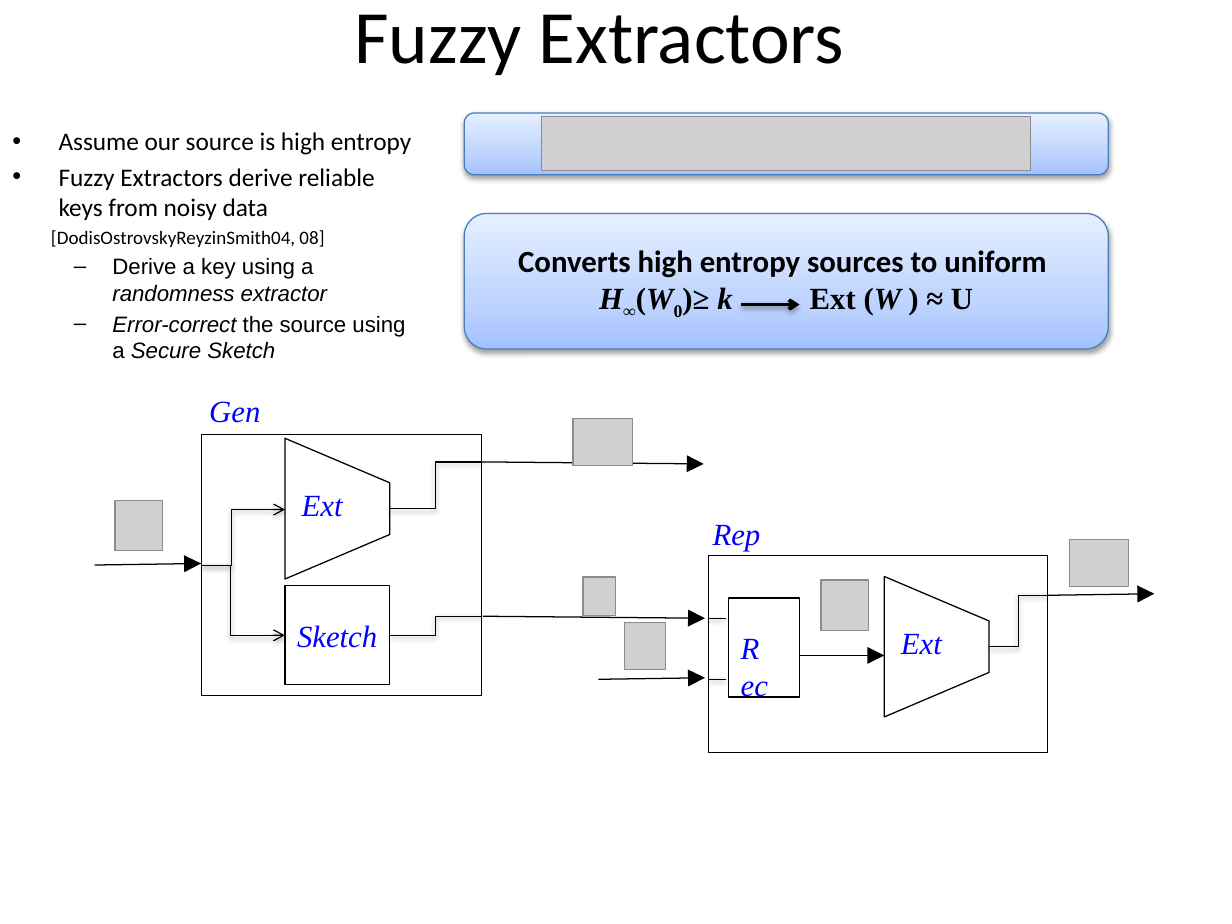
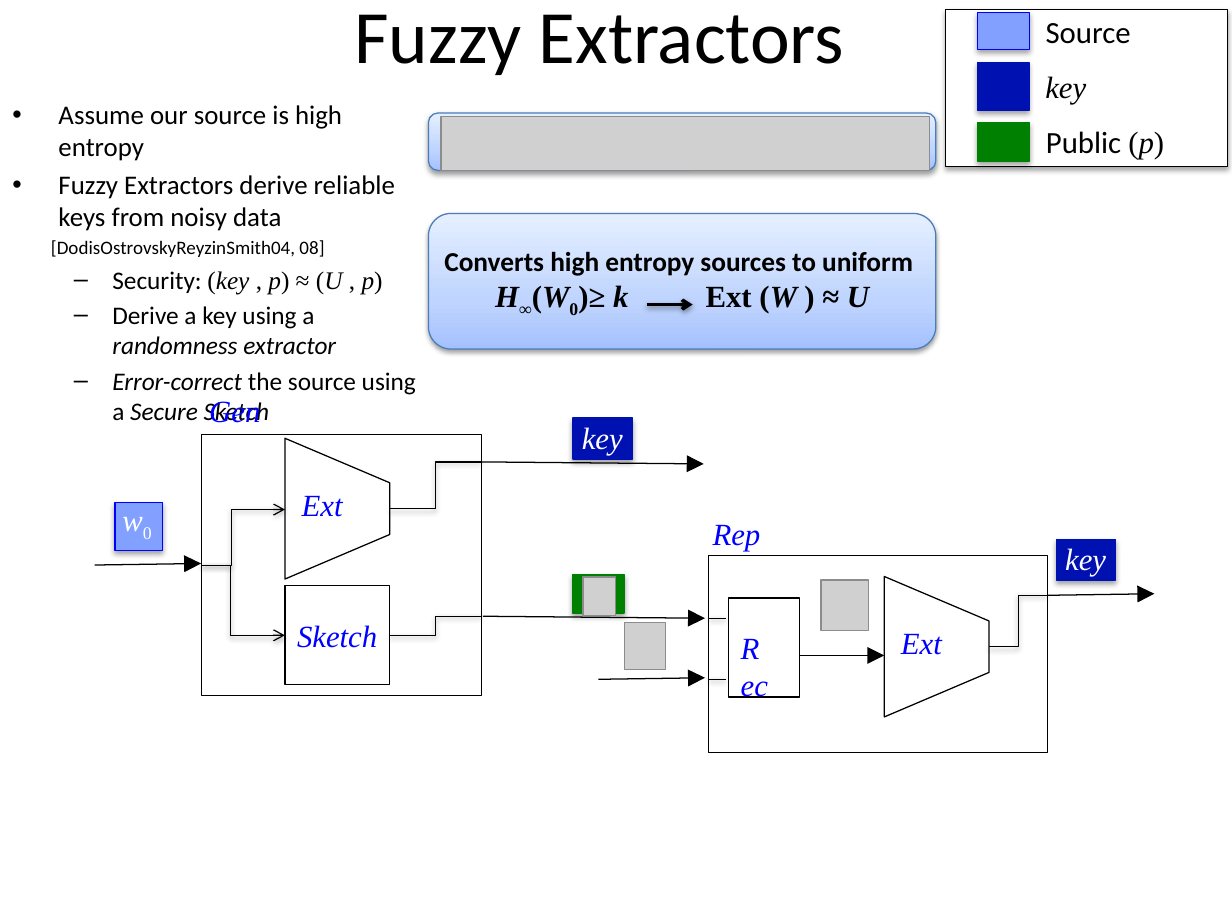
Before and after one commit to xianruimeng/comp-fuzzy-ext, a slide deck: slide 6 of ComputationalFuzzyExtractors.pptx. Drawn at 1232x924 pixels with LibreOffice and Linux fonts; fonts in the diff are those of the drawing; grey boxes stand for pictures. Boxes give left, top, right and bottom in pixels: in the first picture for what was removed or moved away, otherwise in the second. Text is boxed around its words. In the diff, an @@ line names an element or a change of style, - is before the commit and + after.

```diff
--- a/ComputationalFuzzyExtractors.pptx
+++ b/ComputationalFuzzyExtractors.pptx
@@ rectangle added at [946,10,1228,168], fill #FFFFFF, outline #000000 0.75 pt @@
@@ rectangle added at [978,12,1030,49], fill #82A0FF, outline #0000FF 0.75 pt @@
@@ text added at [1046,23,1131,44], 18 pt, text #000000 @@
+Source
@@ rectangle added at [977,63,1029,111], fill #0011B2, outline #0011B2 0.75 pt @@
@@ text added at [1045,76,1086,104], 18 pt, text #000000, italic @@
+key
@@ text "Assume our source is high ...": place and size @@
-text "Assume our source is high ..." at [51,132,411,359]
+text "Assume our source is high ..." at [51,105,416,395]
@@ text at [58,105,416,395]: size 14.8 to 15.7 pt in "Assume our source is high entropy", "Fuzzy Extractors derive reliable keys from noisy ..."; size 12.9 to 14.8 pt, font Arial to Calibri in "Derive a key using a randomness extractor", "Error-correct the source using a Secure Sketch" @@
@@ rounded rectangle: place and size @@
-rounded rectangle at [464,113,1109,175]
+rounded rectangle at [429,113,936,171]
@@ picture: place and size @@
-picture at [542,117,1031,171]
+picture at [441,117,930,171]
@@ rectangle added at [978,122,1030,160], fill #008000, outline #008000 0.75 pt @@
@@ text added at [1046,131,1164,159], 18 pt, text #000000 @@
+Public (p)
@@ rounded rectangle "Converts high entropy sources to ...": place and size @@
-rounded rectangle "Converts high entropy sources to ..." at [464,213,1109,349]
+rounded rectangle "Converts high entropy sources to ..." at [429,213,936,349]
@@ rounded rectangle "Converts high entropy sources to ..." at [429,213,936,349]: size 18 to 16 pt in "Converts high entropy sources to uniform"; italic on in "U" @@
@@ text at [112,271,383,295]: paragraph added @@
+  – Security: (key , p) ≈ (U , p)
@@ arrow moved from (742, 304) - (800, 304) to (647, 304) - (692, 304) @@
@@ picture removed at [573,418,632,466] @@
@@ rectangle added at [573,418,632,458], fill #0011B2, outline #0011B2 0.75 pt @@
@@ text added at [582,427,623,455], 18 pt, text #FFFFFF, italic @@
+key
@@ text added at [110,495,170,545], 18 pt, text #FFFFFF, italic @@
+w0
@@ picture removed at [115,500,163,551] @@
@@ rectangle added at [115,503,163,551], fill #82A0FF, outline #0000FF 0.75 pt @@
@@ rectangle added at [1056,540,1115,580], fill #0011B2, outline #0011B2 0.75 pt @@
@@ text added at [1065,548,1106,576], 18 pt, text #FFFFFF, italic @@
+key
@@ picture removed at [1069,540,1129,586] @@
@@ rectangle added at [573,574,625,612], fill #008000, outline #008000 0.75 pt @@
```
Also in this commit, not shown: 11 other slides changed, 17 slides added.
